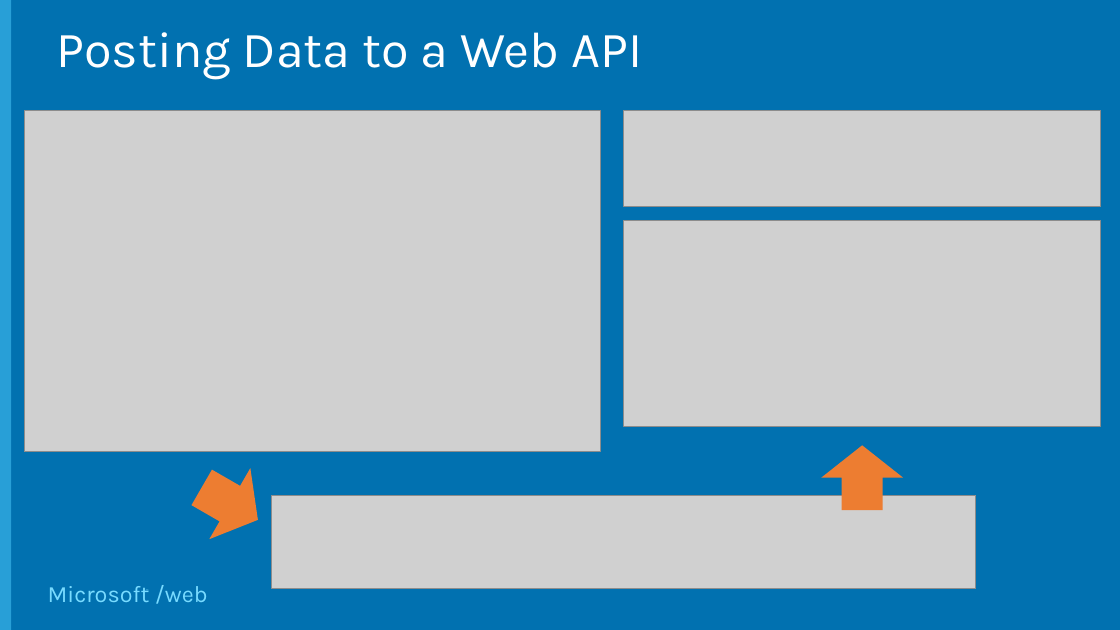
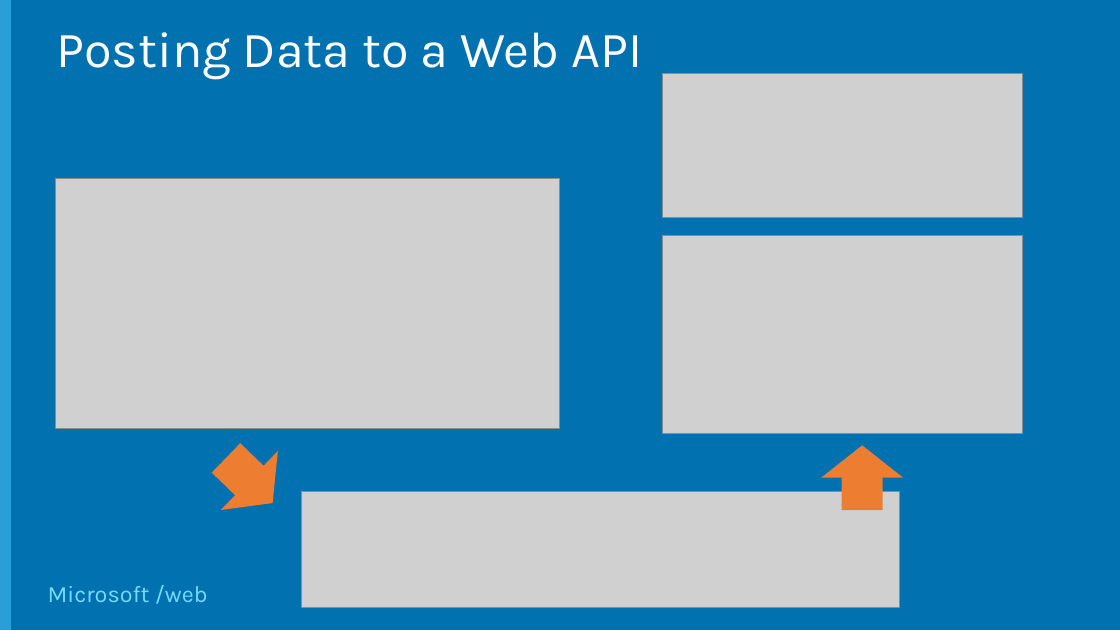
Before and after one commit to Microsoft-Web/WebCampTrainingKit, a slide deck: slide 14 of Presentation/HTTP-Services/HTTP-Services.pptx. Drawn at 1120x630 pixels with LibreOffice and Linux fonts; fonts in the diff are those of the drawing; grey boxes stand for pictures; background and template pictures are left out. Boxes give left, top, right and bottom in pixels: in the first picture for what was removed or moved away, otherwise in the second. Text is boxed around its words. In the diff, an @@ line names an element or a change of style, - is before the commit and + after.

```diff
--- a/Presentation/HTTP-Services/HTTP-Services.pptx
+++ b/Presentation/HTTP-Services/HTTP-Services.pptx
@@ picture: place and size @@
-picture at <box>624,110,1102,207</box>
+picture at <box>663,73,1023,218</box>
@@ picture: place and size @@
-picture at <box>24,110,601,451</box>
+picture at <box>56,179,560,429</box>
@@ picture: place and size @@
-picture at <box>624,220,1102,426</box>
+picture at <box>663,235,1023,434</box>
@@ up arrow at <box>198,428,301,532</box>: rotation 120 to 134 degrees @@
@@ picture: place and size @@
-picture at <box>271,495,975,588</box>
+picture at <box>302,492,900,607</box>
```
Also in this commit, not shown: 8 other slides changed, 4 other files.
